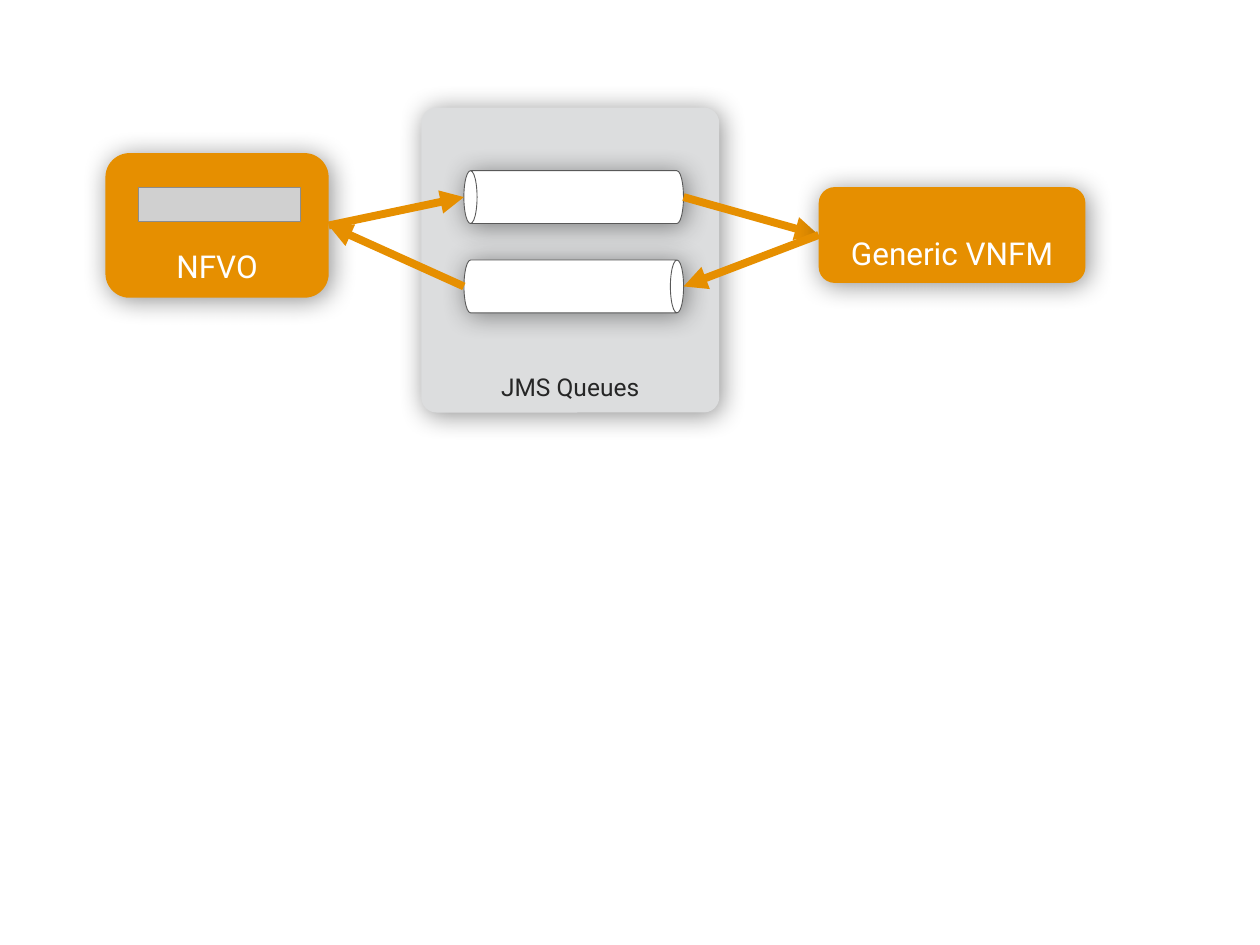
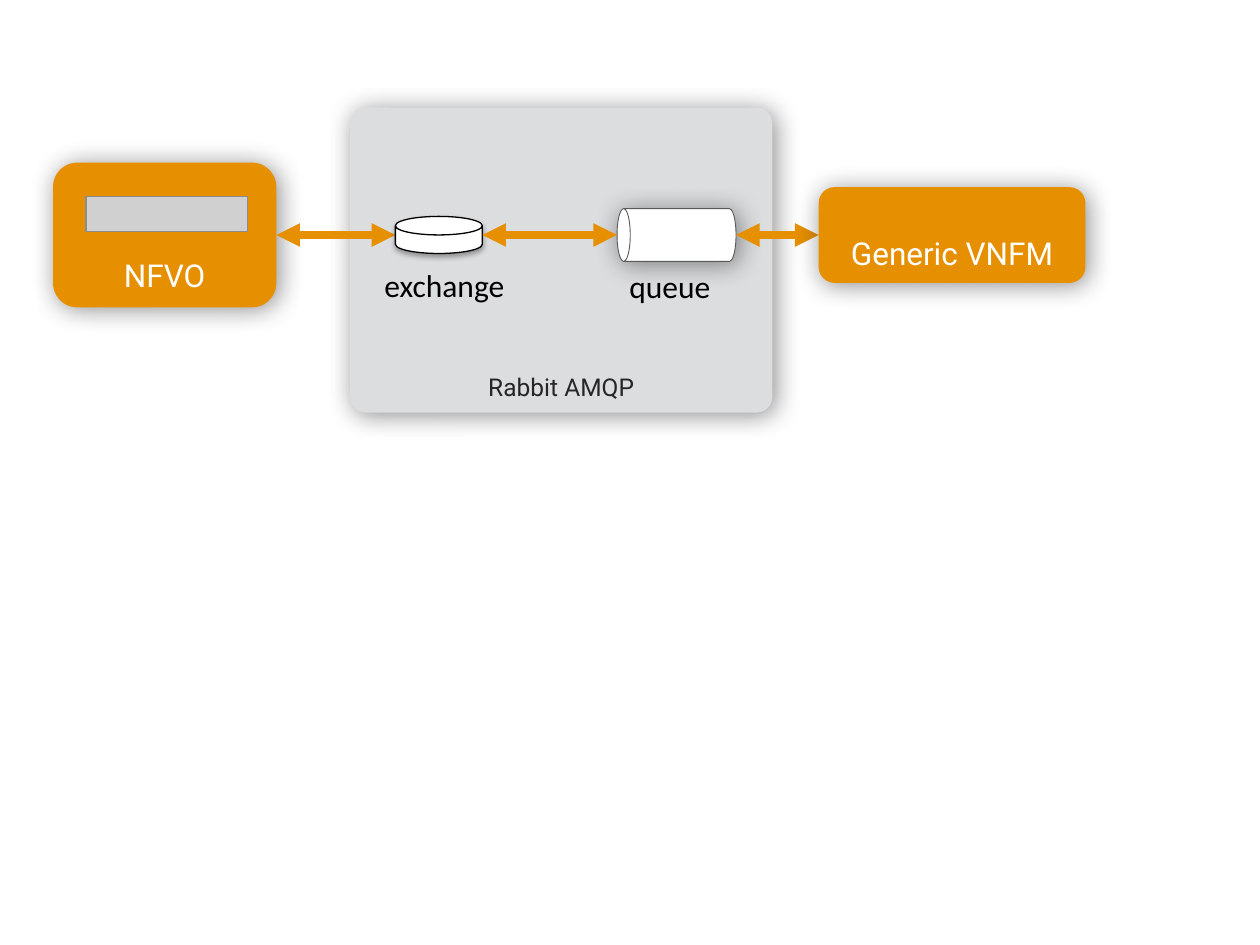
Before and after one commit to openbaton/docs, a slide deck: slide 8 of docs/images/openbaton-stencils.pptx. Drawn at 1260x945 pixels with LibreOffice and Linux fonts; fonts in the diff are those of the drawing; grey boxes stand for pictures. Boxes give left, top, right and bottom in pixels: in the first picture for what was removed or moved away, otherwise in the second. Text is boxed around its words. In the diff, an @@ line names an element or a change of style, - is before the commit and + after.

Commit message:
Fix: fix images with RabbitMQ

```diff
--- a/docs/images/openbaton-stencils.pptx
+++ b/docs/images/openbaton-stencils.pptx
@@ rounded rectangle "Rabbit AMQP": place and size @@
-rounded rectangle "Rabbit AMQP" at (421, 107, 719, 412)
+rounded rectangle "Rabbit AMQP" at (350, 107, 772, 412)
@@ rounded rectangle "NFVO": place and size @@
-rounded rectangle "NFVO" at (106, 154, 329, 299)
+rounded rectangle "NFVO" at (53, 163, 276, 307)
@@ picture: place and size @@
-picture at (139, 188, 300, 222)
+picture at (86, 197, 247, 231)
@@ cylinder: place and size @@
-cylinder at (464, 170, 683, 223)
+cylinder at (617, 208, 736, 261)
@@ arrow moved from (329, 226) - (464, 197) to (276, 236) - (396, 236) @@
@@ arrow (276, 236) - (396, 236): arrow to double arrow @@
@@ cylinder added at (396, 217, 483, 253), fill gradient #FFFFFF to #A4C4FF, outline #000000 0.75 pt @@
@@ arrow moved from (464, 286) - (329, 226) to (483, 236) - (617, 236) @@
@@ arrow (483, 236) - (617, 236): arrow to double arrow @@
@@ arrow removed from (819, 236) to (684, 286) @@
@@ arrow moved from (684, 197) - (819, 236) to (736, 236) - (819, 236) @@
@@ arrow (736, 236) - (819, 236): arrow to double arrow @@
@@ cylinder removed at (464, 260, 683, 312) @@
@@ text added at (384, 275, 504, 303), 18 pt, text #000000 @@
+exchange
@@ text added at (629, 282, 710, 303), 18 pt, text #000000 @@
+queue
@@ text in rounded rectangle at (488, 377, 634, 399): text changed @@
-JMS Queues
+Rabbit AMQP
```
Also in this commit, not shown: 1 other slide changed, 2 other files.
